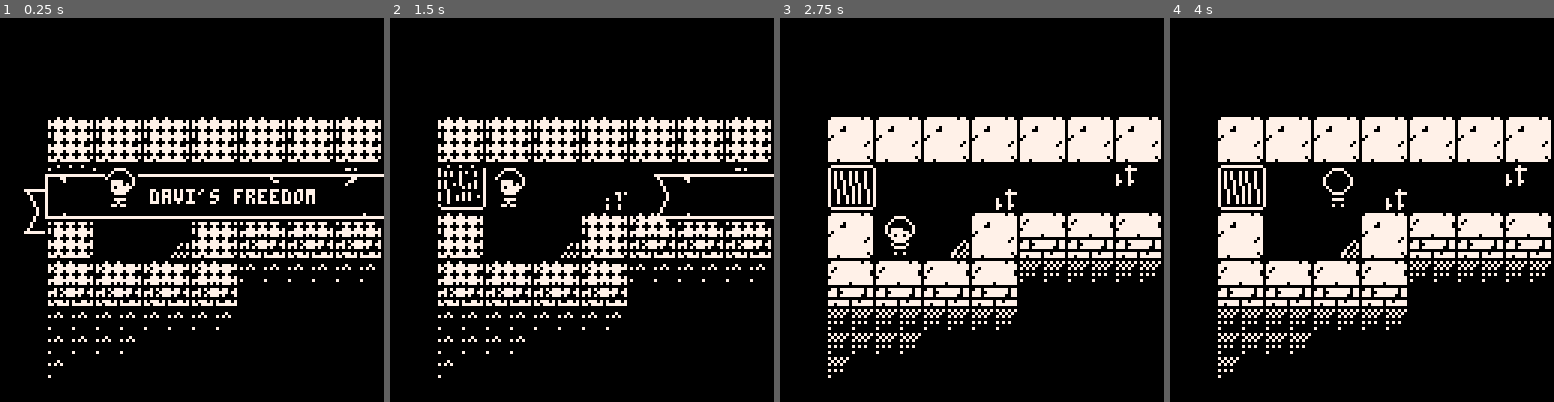
Above: before the commit, frames 1-4 (left to right).
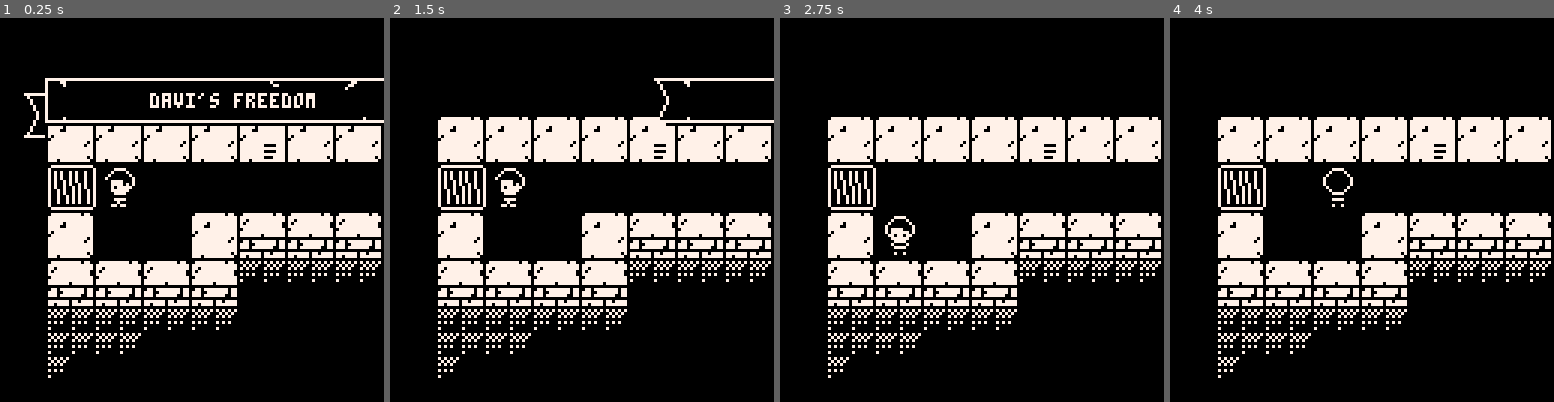
Above: after the commit, the same moments.

Repository: lucasmncastro/davis-puzzle
Game: PICO-8 cartridge davi.p8
Same seed, same stepped clock (60 frames per second), same inputs: the game is played once before the commit and once after it.
Inputs:
- Up to frame 1 (0.25 s): no input
- Up to frame 2 (1.5 s): tap O (Z key) at 0.33, 0.7, 1.43 s; tap X (X key) at 1.07 s
- Up to frame 3 (2.75 s): hold Left 1.97-2.37 s; tap X (X key) at 2.07, 2.4, 2.73 s; tap O (Z key) at 2.22 s; hold Down from 2.42 s (still down)
- Up to frame 4 (4 s): release Down at 2.82 s; hold Right 2.87-3.53 s; tap X (X key) at 3.07, 3.4, 3.73 s; tap O (Z key) at 3.1, 3.98 s; hold Up from 3.58 s (still down)

The runs differ from the first frame. In frame 1, 12% of the frame differs, in the area x 6-100%, y 15-93%; in frame 2, 8.2%; in frame 3, 0.4%; in frame 4, 0.4%.

Commit message:
Tip on wall

Diff:
--- a/davi.p8
+++ b/davi.p8
@@ -12,12 +12,14 @@
 -- x 10 niveis simples
 -- x restart level (x)
 -- x abertura
--- - animacoes
--- -  n movimentacao
--- -  - vitoria
--- -  - transicao
+-- x read wall tips
+-- - level victory effect
+-- - level transition
+-- - sfx
 -- - level enigmas
--- - sfx
+
+-- low priority:
+-- - movimentacao
 
 palt(0,false)
 palt(1,true)
@@ -40,7 +42,8 @@
  	{
   	from={x=0,y=0},
   	to={x=31,y=13},
- 	 goals={}
+ 	 goals={},
+ 	 tip="shadows will\nguide you."
  	},
  	{
   	from={x=32,y=0},
@@ -216,6 +219,18 @@
  end
  if state==1 then
   update_game()
+ end
+ if state==2 then
+  tpaper+=1
+  if tpaper>30 and
+     (btnp(🅾️) or
+     btnp(❎) or
+     btnp(⬇️) or
+     btnp(➡️) or
+     btnp(⬅️) or
+     btnp(⬆️)) then
+   state=1
+  end
  end
 end
 
@@ -305,6 +320,12 @@
   p.y=cur_level.start.y
   return
  end
+ if flag==1 and
+    p.p==0 and
+    fget(mget((x+8)/8,(y-8)/8))==32 then
+  init_paper()
+  return
+ end
 
  -- move object
  for o in all(boxes) do
@@ -369,6 +390,12 @@
  camera(p.x\128*128,p.y\128*128)
 end
 
+function init_paper()
+ if (state==2) return
+ state=2
+ tpaper=0
+end
+
 function finish_level(l)
  l.finished=true
  if l.exit.x then
@@ -390,6 +417,24 @@
  if state==0 then
  	draw_cover()
  end
+ if state==2 then
+  draw_paper(levels[level].tip)
+ end
+end
+
+function draw_paper(msg)
+ fillp(▒)
+ rectfill(0,0,128,128,0)
+ fillp()
+ rectfill(28,32,101,102,0)
+ rectfill(30,30,100,100,7)
+ print(msg,40,40,0)
+ spr(39,30,30)
+ spr(55,85,30)
+ line(30,50,32,52)
+ line(100,68,98,71)
+ spr(55,85,30)
+ spr(55,93,93,1,1,true,true)
 end
 
 function draw_cover()
@@ -398,14 +443,14 @@
  else
   fillp(◆)
  end
- rectfill(0,0,128,128,0)
+ --rectfill(0,0,128,128,0)
  fillp()
 
  if toggle_cover then
   print("start game",55,110,7)
  end
 
- local y0=52
+ local y0=20
  local x0=0+tcover_out^1.7
  rectfill(x0+14,y0-1,128,y0+15,0)
  rect(x0+15,y0,128,y0+14,7)
@@ -426,6 +471,16 @@
  spr(66,32,48,2,2)
 end
 
+function draw_cancel()
+ local t="hold ❎ to restart level"
+ local x0=p.x\128*128
+ local y0=p.y\128*128
+ fillp(░)
+ rectfill(x0,y0+55-tcancel^1.5-10,x0+128,y0+70+tcancel^1.5+10,0)
+ fillp()
+ rectfill(x0,y0+55-tcancel^1.5,x0+128,y0+70+tcancel^1.5,0)  print(t,x0+20,y0+60,7)
+end
+
 function draw_game()
  cls()
  map()
@@ -436,17 +491,11 @@
 
  spr(p.s,p.x,p.y,2,2,(p.p==1))
 
- if tcancel>0 then
-  local t="hold ❎ to restart level"
-  local x0=p.x\128*128
-  local y0=p.y\128*128
-  fillp(░)
-  rectfill(x0,y0+55-tcancel^1.5-10,x0+128,y0+70+tcancel^1.5+10,0)
-  fillp()
-  rectfill(x0,y0+55-tcancel^1.5,x0+128,y0+70+tcancel^1.5,0)
-  print(t,x0+20,y0+60,7)
- end
-
+ if tcancel>3 then
+ 	draw_cancel()
+ end
+
+ --print(state,0,120)
  --debug_p()
  --debug_map()
  --debug_objs()
@@ -531,22 +580,22 @@
 00100100777777777777777000000000000000000007070707070700110777777777701170077770777700707007070707070070000000000000000000000000
 00000000777777777777707077777770770777700000707070707000111077777777001170000000000000707000000000000070000000000000000000000000
 00000000777077777777770077077770777777700000000000000000111000000000011107777777777777000777777777777700000000000000000000000000
-00000000000000000000000000000000000000000000000000000000000000000000000000000000000000000000000000000000000000000000000000000000
-00000000077777777777777000007000707070700777700000000000000000000000000000000000000000000000000000000000000000000000000000000000
-00000000700000000000000700077770070707007000077777770000000000000000000000000000000000000000000000000000000000000000000000000000
-00000000707070070700700700007000707070007070700000007770000000000000000000000000000000000000000000000000000000000000000000000000
-00000000707070070700700770007000000000007070700707000007000000000000000000000000000000000000000000000000000000000000000000000000
-00000000707070070700700770007000707070007070700707007007000000000000000000000000000000000000000000000000000000000000000000000000
-00000000707007070700700777007700000000007070070707007007000000000000000000000000000000000000000000000000000000000000000000000000
-00000000707007070070700770007000700000007070070700707007000000000000000000000000000000000000000000000000000000000000000000000000
-00000000707007007070700700000000000000007070070070707007000000000000000000000000000000000000000000000000000000000000000000000000
-00000000700707007070070700000000000000007007070070700707000000000000000000000000000000000000000000000000000000000000000000000000
-00000000700707007070070700000700000000007007070070700707000000000000000000000000000000000000000000000000000000000000000000000000
-00000000700700707070070700007070000000007007007070700707000000000000000000000000000000000000000000000000000000000000000000000000
-00000000700700707070070700070070000000007007007070700707000000000000000000000000000000000000000000000000000000000000000000000000
-00000000700700707070070700700700000000007007007000000007000000000000000000000000000000000000000000000000000000000000000000000000
-00000000700000000000000707707070000000007000000077777770000000000000000000000000000000000000000000000000000000000000000000000000
-00000000077777777777777007070700000000000777777700000000000000000000000000000000000000000000000000000000000000000000000000000000
+00000000000000000000000000000000000000000000000000000000000000770000000000000000000000000000000000000000000000000000000000000000
+00000000077777777777777000007000707070700777700000000000000070770000000000000000000000000000000000000000000000000000000000000000
+00000000700000000000000700077770070707007000077777770000000770770000000000000000000000000000000000000000000000000000000000000000
+00000000707070070700700700007000707070007070700000007770007770770000000000000000000000000000000000000000000000000000000000000000
+00000000707070070700700770007000000000007070700707000007077770770000000000000000000000000000000000000000000000000000000000000000
+00000000707070070700700770007000707070007070700707007007000000770000000000000000000000000000000000000000000000000000000000000000
+00000000707007070700700777007700000000007070070707007007777777770000000000000000000000000000000000000000000000000000000000000000
+00000000707007070070700770007000700000007070070700707007777777770000000000000000000000000000000000000000000000000000000000000000
+00000000707007007070700700000000777777707070070070707007770007770000000000000000000000000000000000000000000000000000000000000000
+00000000700707007070070700000000777777707007070070700707777007770000000000000000000000000000000000000000000000000000000000000000
+00000000700707007070070700000700000077707007070070700707777707770000000000000000000000000000000000000000000000000000000000000000
+00000000700700707070070700007070777777707007007070700707777777770000000000000000000000000000000000000000000000000000000000000000
+00000000700700707070070700070070000077707007007070700707777777770000000000000000000000000000000000000000000000000000000000000000
+00000000700700707070070700700700777777707007007000000007777777770000000000000000000000000000000000000000000000000000000000000000
+00000000700000000000000707707070000777707000000077777770777777770000000000000000000000000000000000000000000000000000000000000000
+00000000077777777777777007070700777777700777777700000000777777770000000000000000000000000000000000000000000000000000000000000000
 00000000000000001111111111111111111111111111111111111111111111111111111111111111000000000000000000000000000000000000000000000000
 00000000000000001111100000011111111110000001111111111000000111111111100000011111000000000000000000000000000000000000000000000000
 00000077770000001111007777001111111100777700111111110077770011111111007777001111000000000000000000000000000000000000000000000000
@@ -746,7 +795,7 @@
 
 
 __gff__
-0001010101040408081101101000000001010101010404080801011010000000000101000001010000000000000000000001010000010100000000000000000002020202020202020202000000000000020202020202020202020000000000000000000002020202020200000000000000000000020202020202000000000000
+0001010101040408081101101000000001010101010404080801011010000000000101000001010000000000000000000001010020010100000000000000000002020202020202020202000000000000020202020202020202020000000000000000000002020202020200000000000000000000020202020202000000000000
 0000000000000000000000000000000000000000000000000000000000000000000000000000000000000000000000000000000000000000000000000000000000000000000000000000000000000000000000000000000000000000000000000000000000000000000000000000000000000000000000000000000000000000
 __map__
 00000000000000000000000000000000000001020102010201020102090a0102010203040304010203040102030401020102030403040304010203040304010200000000000001020102010201020000000001020102010201020000000000000000000000000000000000000000000000000102010201020102010200000000
@@ -754,11 +803,11 @@
 00000000000000000000000000000000000001020000000000000000000001020304000000000000000000230000010201020000000000000102404100000102010201020102010200000000090a0000000001020506050601020102010200000102010201020102010201020102000000000102000000000000010201020000
 00000000000000000000000000000000000011120000000000230000000011121112000000000000000000000000111211120000000000001112505100001112111211121112111200000000191a0000000011121516151611121112111200001112111211121112111211121112000000001112000000000000111211120000
 0000010201020102010201020102010201020102000000000000070807080102010200000000000007080708000001020102000000000000000007080000010201020000000005060708000001020000010201024041070800000000010200000102000005064041050605060102000001020102070807084041050601020000
-0000111211121112111211121112111211121112000000000000171817181112111200000000000017181718000011121112000000000000000017180000111211120000000015161718000011120000111211125051171800000000111200001112000015165051151615161112000011121112171817185051151611120000
-0000212240410000000000000000230000000000000000000000050605060102030405060506050601020000000001020102002300000000010200000000010201020000000005060708000001020000010205060000000007080000090a00000102000007080708050601020102000001020102000007080000000001020000
-0000313250510000002300000000000000000000230000000000151615161112111215161516151611120000000011121112000000000000111200000000111211120000000015161718000011120000111215160000000017180000191a00001112000017181718151611121112000011121112000017180000000011120000
+0000111211121112111211341112111211121112000000000000171817181112111200000000000017181718000011121112000000000000000017180000111211120000000015161718000011120000111211125051171800000000111200001112000015165051151615161112000011121112171817185051151611120000
+0000212240410000000000000000000000000000000000000000050605060102030405060506050601020000000001020102002300000000010200000000010201020000000005060708000001020000010205060000000007080000090a00000102000007080708050601020102000001020102000007080000000001020000
+0000313250510000000000000000000000000000230000000000151615161112111215161516151611120000000011121112000000000000111200000000111211120000000015161718000011120000111215160000000017180000191a00001112000017181718151611121112000011121112000017180000000011120000
 000001020000000001020304030403040304010200000000000000000000010201020000000000000304070800000102030403040304090a0102000000000102010240410304000000000000010200000102010201020000070801020102000001020000070800000000010201020000090a0000070805060000050601020000
-000011120000003311121314131413141314111200000000000000000033111211120000000000001314171800001112131413141314191a1112000000001112111250511314000000000000111200001112111211120000171811121112000011120000171800000000111211120000191a0000171815160000151611120000
+000011120000000011121314131413141314111200000000000000000033111211120000000000001314171800001112131413141314191a1112000000001112111250511314000000000000111200001112111211120000171811121112000011120000171800000000111211120000191a0000171815160000151611120000
 00000304030403040304242424242424242401020000000001020304030403040102000000002300000000000000010224242424242400000102070805060102010205060506070807080000010200000000000001020000000001020000000001020102000007080000090a0000000001020000000000000000050601020000
 00001314131413141314000000000000000011120000000011121314131413141112000000000000000000000000111224242424000000001112171815161112111215161516171817180000111200000000000011120000000011120000000011121112000017180000191a0000000011120000000000000000151611120000
 0000242424242424242400000000000000000304030403040304242424242400010200000000000000004041000001020000000000000000010200000506010201020000000000000000000001020000000000000102010201020102000000000000010201020000000001020000000001020102010201020102010201020000
